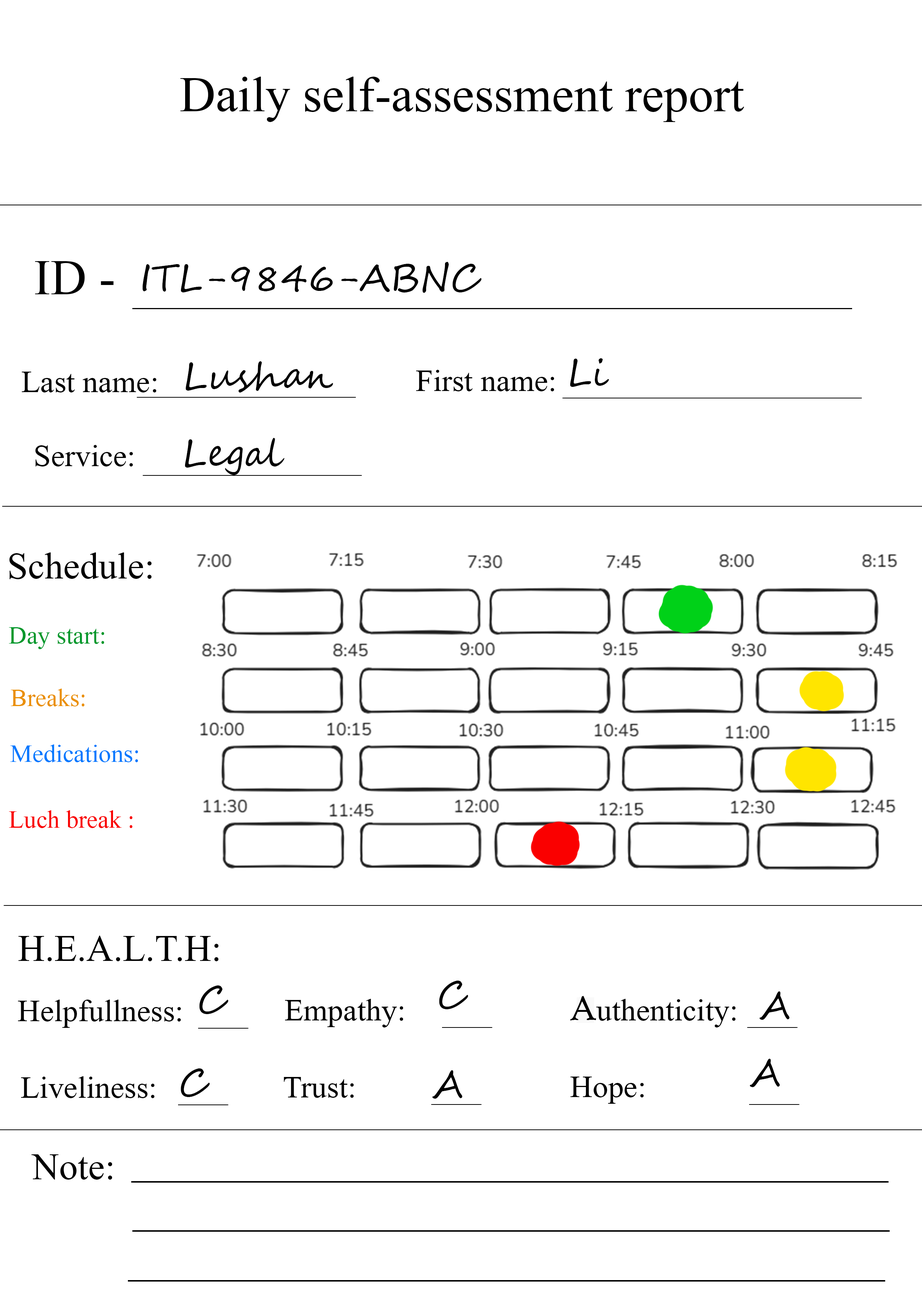
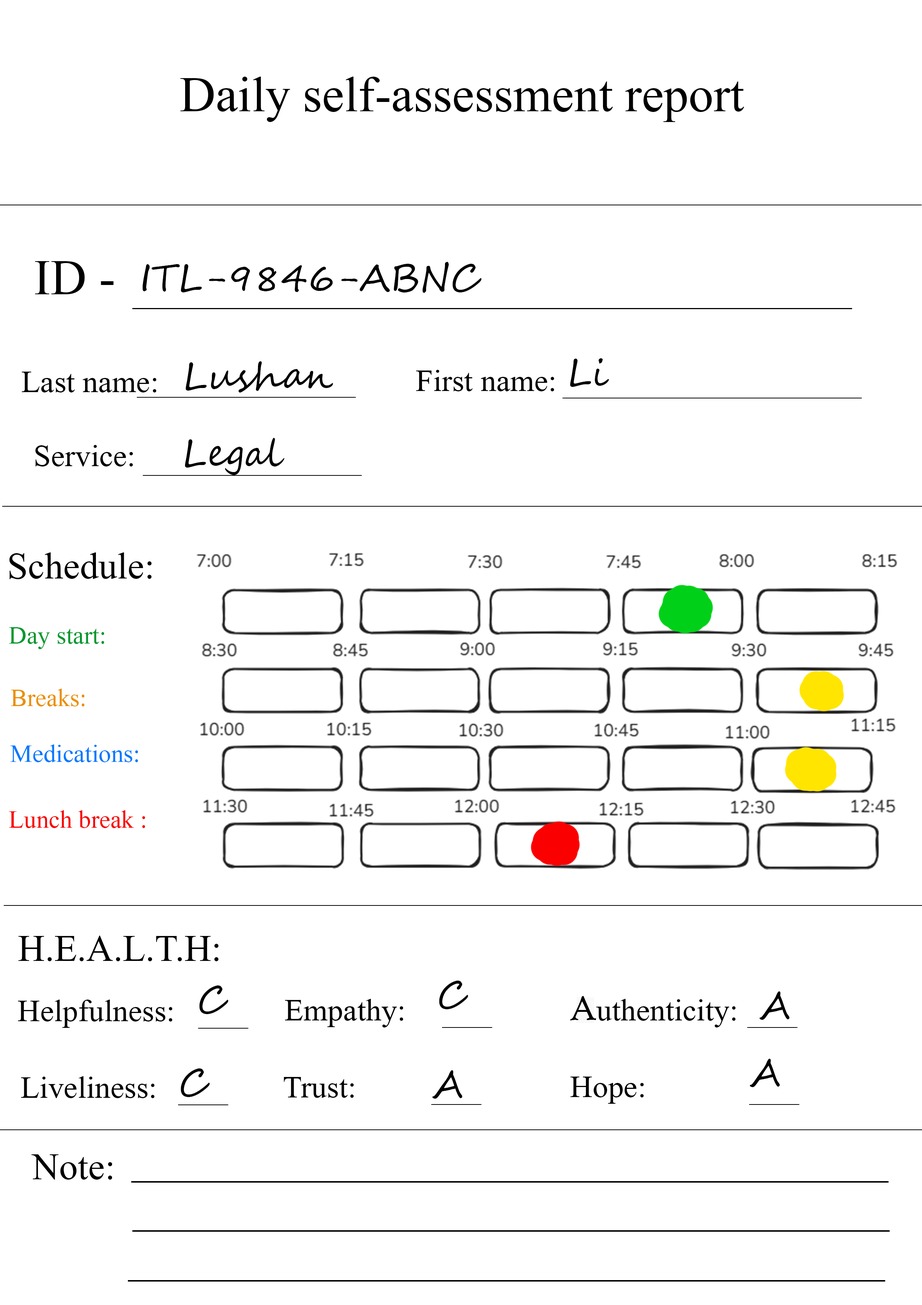
Layer changes from the first 922px x 1305px image to the second:
renamed "Luch break :" to "Lunch break :", painted on it over [36, 810, 146, 828]
renamed "Helpfullness:" to "Helpfulness:", painted on it over [112, 999, 182, 1022]
